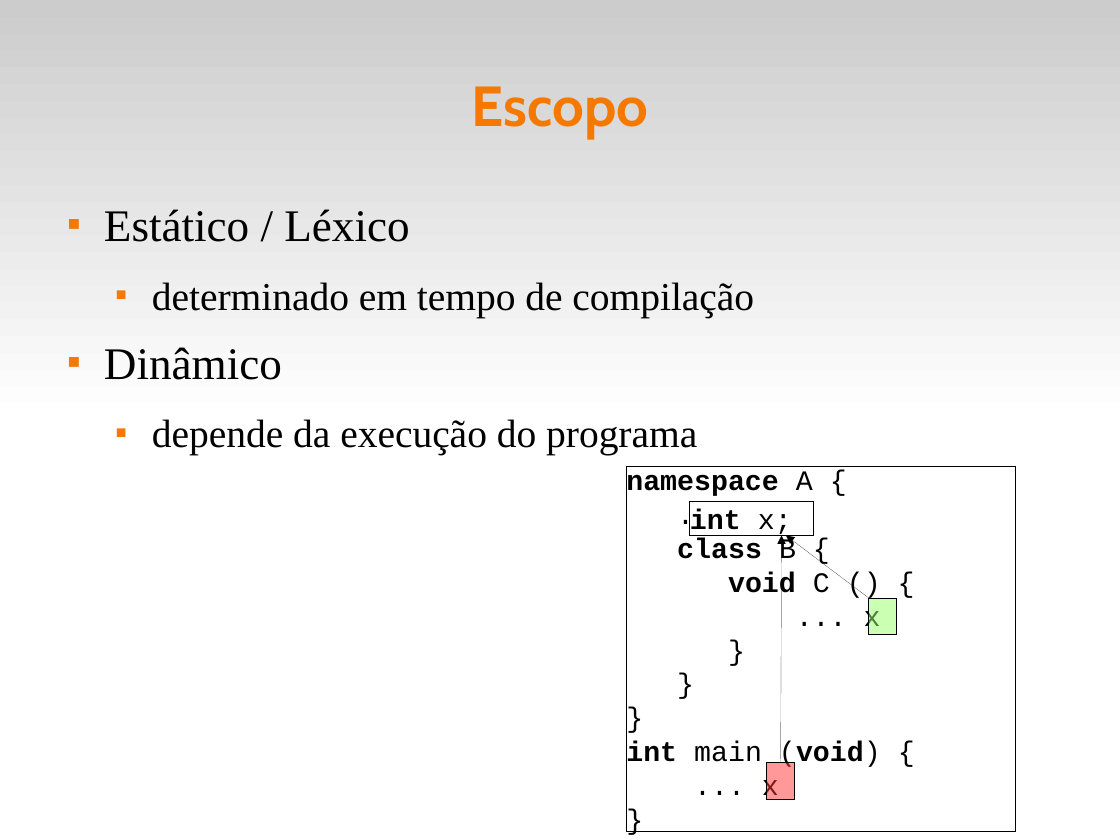
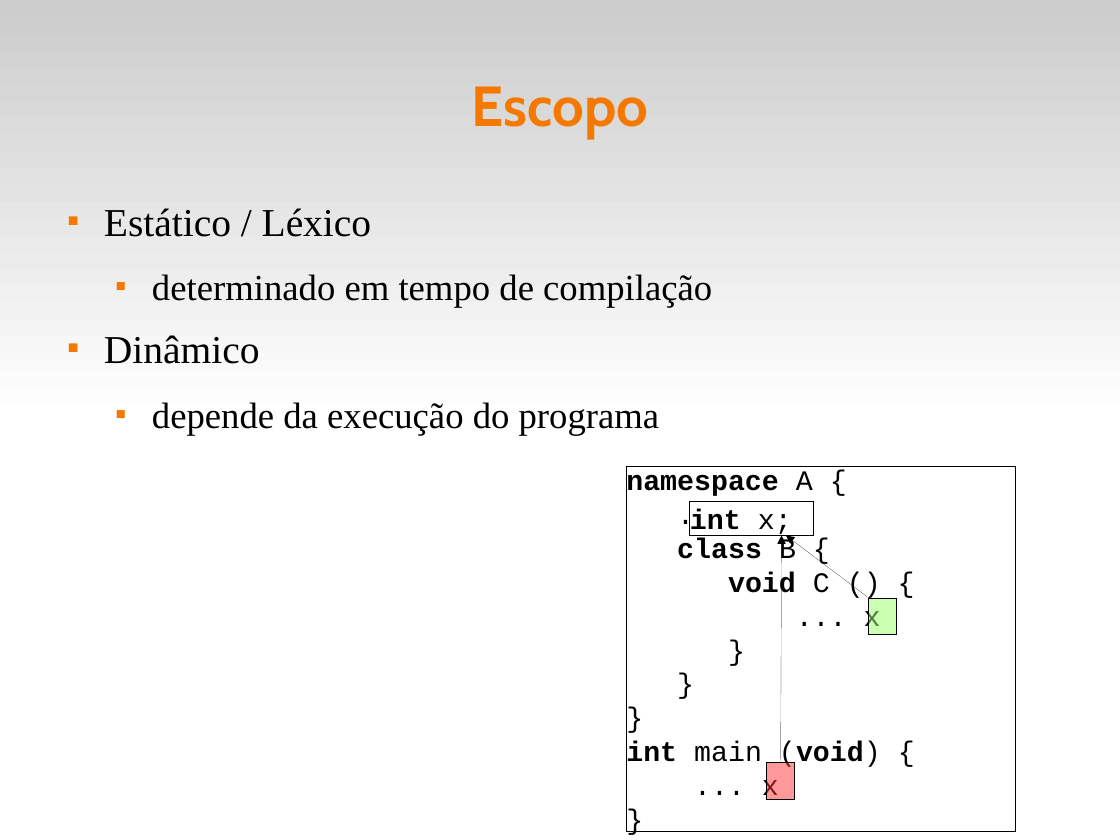
Before and after one commit to fsantanna-uerj/EDL, a slide deck: slide 9 of slides/edl-04-scope.odp. Drawn at 1120x840 pixels with LibreOffice and Linux fonts; fonts in the diff are those of the drawing. Boxes give left, top, right and bottom in pixels: in the first picture for what was removed or moved away, otherwise in the second. Text is boxed around its words. In the diff, an @@ line names an element or a change of style, - is before the commit and + after.

```diff
--- a/slides/edl-04-scope.odp
+++ b/slides/edl-04-scope.odp
@@ text "Estático / Léxico" at <box>104,208,712,435</box>: size 32 to 28 pt in "Estático / Léxico", "Dinâmico"; size 28 to 26 pt in "determinado em tempo de compilação", "depende da execução do programa" @@
```
Also in this commit, not shown: 2 other files.
